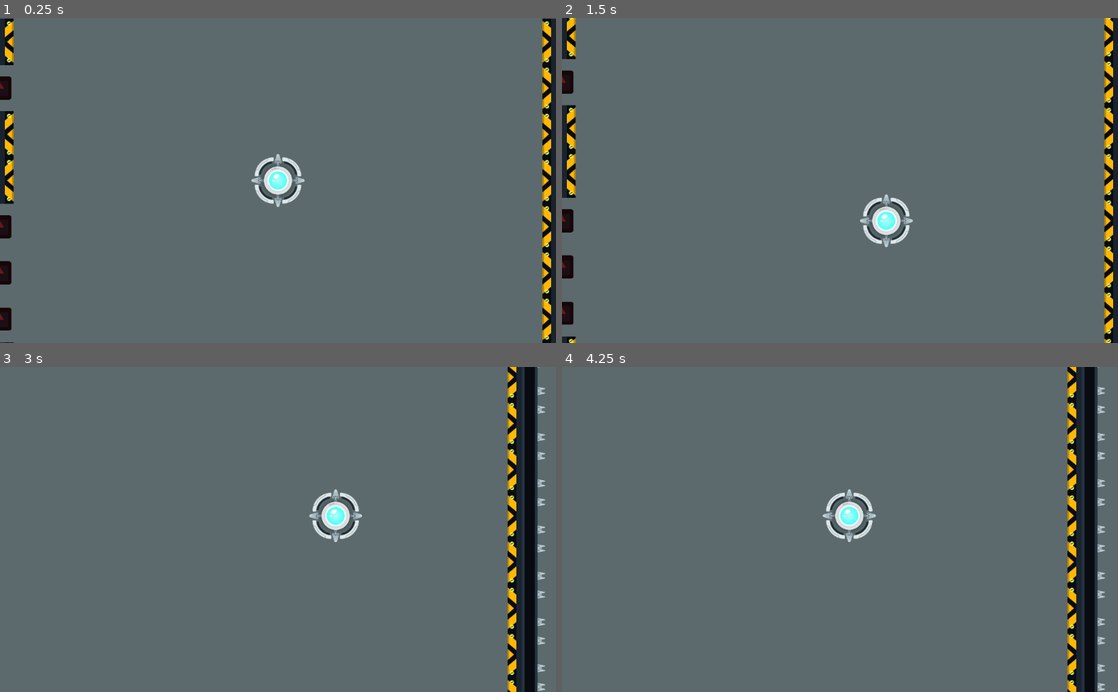
Above: before the commit, frames 1-4 (two rows, left to right).
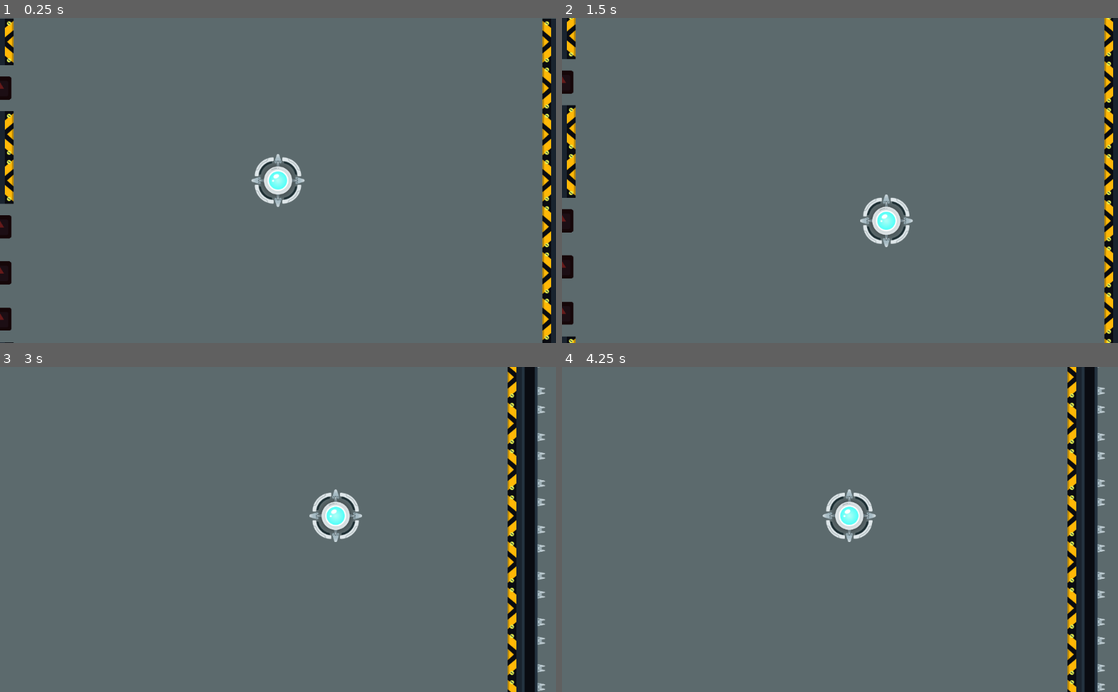
Above: after the commit, the same moments.

Repository: SubSage/RE-STICK-TED
Game: Godot game, scene res://Game.tscn
Two runs of this game, one before a commit and one after it. Both use one fixed random seed, a clock stepped at 60 frames per second and the inputs below. The engine's default icon, where the game draws it, is replaced by a stand-in: a white triangle on a blue panel in a dark square.
Inputs (mouse positions are in pixels of both pictures, inside the frame that each line leads up to):
- Up to frame 1 (0.25 s): no input
- Up to frame 2 (1.5 s): tap Enter at 0.5 s; move the mouse to (962, 164) at 0.52 s; hold Right (ui_right) 0.53-1.28 s; tap Space at 1.25 s; move the mouse to (728, 196) at 1.27 s; hold Down (ui_down) from 1.28 s (still down)
- Up to frame 3 (3 s): move the mouse to (333, 458) at 2.02 s; release Down (ui_down) at 2.03 s; hold Right (ui_right) 2.03-2.78 s; move the mouse to (250, 594) at 2.77 s; hold Up (ui_up) from 2.78 s (still down)
- Up to frame 4 (4.25 s): move the mouse to (1006, 578) at 3.52 s; release Up (ui_up) at 3.53 s; hold Left (ui_left) from 3.53 s (still down)

The runs differ from the first frame. In frame 1, less than 0.1% of the frame differs, in the area x 1-99%, y 1-99%; in frame 2, less than 0.1%, in the area x 1-99%, y 0-100%; in frame 3, less than 0.1%; in frame 4, less than 0.1%.

Commit message:
commiting before commencing post jam build
Extraneous commit

Diff:
--- a/Game.tscn
+++ b/Game.tscn
@@ -5,7 +5,7 @@
 [ext_resource path="res://Player.tscn" type="PackedScene" id=3]
 [ext_resource path="res://assets/audio/GMTK 2018 industrial electro v2.wav" type="AudioStream" id=4]
 
-[node name="Game" type="Node"]
+[node name="Game" type="Node" index="0"]
 
 script = ExtResource( 1 )
 
--- a/Player.tscn
+++ b/Player.tscn
@@ -8,7 +8,7 @@
 custom_solver_bias = 0.0
 extents = Vector2( 32.8432, 32.9879 )
 
-[node name="Player" type="Node2D" index="0"]
+[node name="Player" type="Node2D"]
 
 position = Vector2( 64, 64 )
 script = ExtResource( 1 )
--- a/Scenes/jet.tscn
+++ b/Scenes/jet.tscn
@@ -241,18 +241,22 @@
 
 [node name="outer" type="Sprite" parent="obj/flame" index="0"]
 
+position = Vector2( 0, -10.354 )
+scale = Vector2( 1.16307, 1.24461 )
 texture = ExtResource( 2 )
 _sections_unfolded = [ "Transform", "Visibility" ]
 
 [node name="inner" type="Sprite" parent="obj/flame" index="1"]
 
-position = Vector2( 0, 12 )
+position = Vector2( 0, -11.1053 )
+scale = Vector2( 1.81536, 2.63072 )
 texture = ExtResource( 3 )
 _sections_unfolded = [ "Transform", "Visibility" ]
 
 [node name="dot" type="Sprite" parent="obj/flame" index="2"]
 
-position = Vector2( 0, 30 )
+position = Vector2( 0, 28.1516 )
+scale = Vector2( 0.38848, 1 )
 texture = ExtResource( 4 )
 _sections_unfolded = [ "Transform", "Visibility" ]
 
--- a/Scenes/tile.tscn
+++ b/Scenes/tile.tscn
@@ -2,7 +2,7 @@
 
 [ext_resource path="res://Sprites/tileBase.png" type="Texture" id=1]
 
-[node name="tile" type="Node2D" index="0"]
+[node name="tile" type="Node2D"]
 
 [node name="obj" type="Node2D" parent="." index="0"]
 
--- a/Scenes/turretStandard.tscn
+++ b/Scenes/turretStandard.tscn
@@ -332,7 +332,7 @@
 [node name="rail" type="Sprite" parent="obj" index="4"]
 
 editor/display_folded = true
-position = Vector2( -5.10809, 0 )
+position = Vector2( -6, 0 )
 texture = ExtResource( 5 )
 _sections_unfolded = [ "Transform", "Visibility" ]
 
--- a/Scenes/wallStraight.tscn
+++ b/Scenes/wallStraight.tscn
@@ -398,6 +398,7 @@
 
 [node name="jets" type="Node2D" parent="." index="1"]
 
+visible = false
 _sections_unfolded = [ "Visibility" ]
 
 [node name="jet1" parent="jets" index="0" instance=ExtResource( 3 )]
@@ -410,15 +411,15 @@
 
 [node name="shadow" type="Sprite" parent="obj" index="0"]
 
-position = Vector2( 0, 30 )
-scale = Vector2( 0.5, 0.25 )
+visible = false
+position = Vector2( 0, 10 )
+scale = Vector2( 0.5, 0.2 )
 texture = ExtResource( 4 )
 _sections_unfolded = [ "Transform", "Visibility" ]
 
 [node name="legs" type="Node2D" parent="obj" index="1"]
 
 editor/display_folded = true
-position = Vector2( 0, 25 )
 _sections_unfolded = [ "Transform" ]
 
 [node name="left" type="Sprite" parent="obj/legs" index="0"]
@@ -459,13 +460,12 @@
 [node name="left" type="Node2D" parent="obj/directionIndicator/lights" index="0"]
 
 position = Vector2( -51, 0 )
-rotation = 5.86499
+rotation = 0.569977
 _sections_unfolded = [ "Transform" ]
 
 [node name="rays" type="Node2D" parent="obj/directionIndicator/lights/left" index="0"]
 
 editor/display_folded = true
-visible = false
 _sections_unfolded = [ "Visibility" ]
 
 [node name="top" type="Sprite" parent="obj/directionIndicator/lights/left/rays" index="0"]
@@ -487,13 +487,12 @@
 [node name="right" type="Node2D" parent="obj/directionIndicator/lights" index="1"]
 
 position = Vector2( 51, 0 )
-rotation = 5.86499
+rotation = 0.569977
 _sections_unfolded = [ "Transform" ]
 
 [node name="rays" type="Node2D" parent="obj/directionIndicator/lights/right" index="0"]
 
 editor/display_folded = true
-visible = false
 _sections_unfolded = [ "Visibility" ]
 
 [node name="top" type="Sprite" parent="obj/directionIndicator/lights/right/rays" index="0"]
Not shown, changed: Builds/OSX/Re[stick]ted.zip
Not shown, changed: Builds/linux/Re[stick]ted.pck
Not shown, changed: Builds/linux/Re[stick]ted.x86_64
Not shown, changed: Builds/windows/Re[stick]ted.zip
